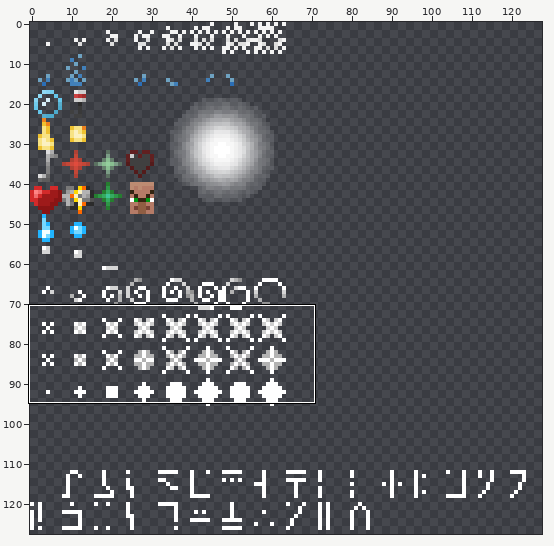
Sprite sheet -- assets/minecraft/textures/particle/particles.png. The first picture is a wide view before the edit; the outline marks the close-up.
Close-up. First the earlier version:
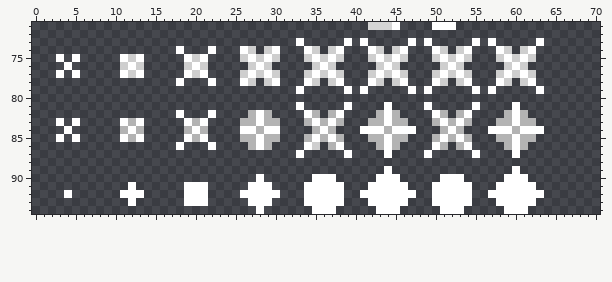
The file is 128x128 pixels. Pixels under 10% opacity are left out. Colours within 5 levels of each other are drawn and written as one. Shown: x 0..70, y 71..94.
Once edited:
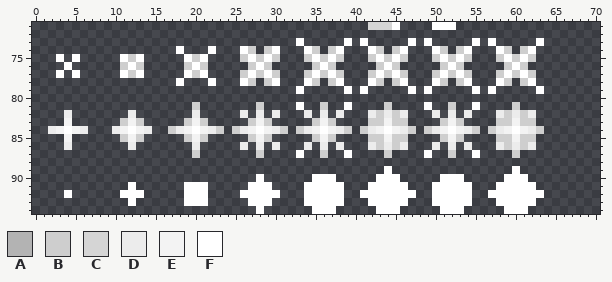
Palette (. is transparent): A #b3b3b3  B #cecece  C #d5d5d5  D #ececec  E #f3f3f3  F #ffffff
Difference:
The edit adds colour B in row 81 at x 20, 28, 36 and 52; in row 84 at x 17, 23, 25, 31, 33, 39, 49 and 55; in row 87 at x 20, 28, 36 and 52.
Colour A gives way to colour B in row 82 at x 43, 45, 59 and 61; in row 83 at x 27, 29, 42 to 43, 45 to 46, 58 to 59 and 61 to 62; in row 85 at x 27, 29, 42 to 43, 45 to 46, 58 to 59 and 61 to 62; in row 86 at x 43, 45, 59 and 61.
Colour F gives way to colour B in row 81 at x 44 and 60; in row 83 at x 11, 13, 19, 21, 35, 37, 51 and 53; in row 84 at x 41, 47, 57 and 63; in row 85 at x 11, 13, 19, 21, 35, 37, 51 and 53; in row 87 at x 44 and 60.
The edit adds colour D in row 82 at x 4, 12, 20, 26, 30, 36, 42, 46, 52, 58 and 62; in row 84 at x 2, 6, 10, 14, 18, 22, 34, 38, 50 and 54; in row 86 at x 4, 12, 20, 26, 30, 36, 42, 46, 52, 58 and 62.
Colour F gives way to colour D in row 82 at x 28, 34, 38, 44, 50, 54 and 60; in row 84 at x 26, 30, 42, 46, 58 and 62; in row 86 at x 28, 34, 38, 44, 50, 54 and 60.
The edit adds colour E in row 83 at x 4; in row 84 at x 3 and 5; in row 85 at x 4.
Colour A gives way to colour E in row 83 at x 12, 20, 36 and 52; in row 84 at x 11, 13, 19, 21, 35, 37, 51 and 53; in row 85 at x 12, 20, 36 and 52.
Colour F gives way to colour E in row 83 at x 28, 44 and 60; in row 84 at x 27, 29, 43, 45, 59 and 61; in row 85 at x 28, 44 and 60.
Colour A gives way to colour F in row 84 at x 28, 44 and 60.
Colour A is gone in row 82 at x 27, 29, 35, 37, 51 and 53; in row 83 at x 26, 30, 34, 38, 50 and 54; in row 85 at x 26, 30, 34, 38, 50 and 54; in row 86 at x 27, 29, 37, 51 and 53.
Colour B is gone in row 86 at x 35.
Colour F is gone in row 82 at x 18 and 22; in row 83 at x 3 and 5; in row 85 at x 3 and 5; in row 86 at x 18 and 22.
